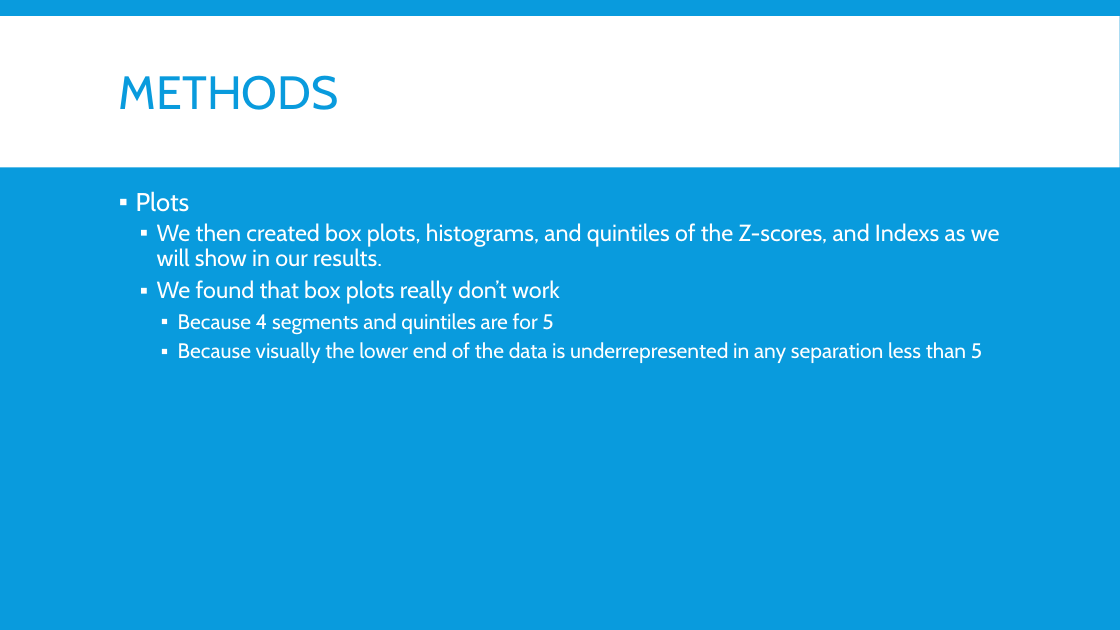
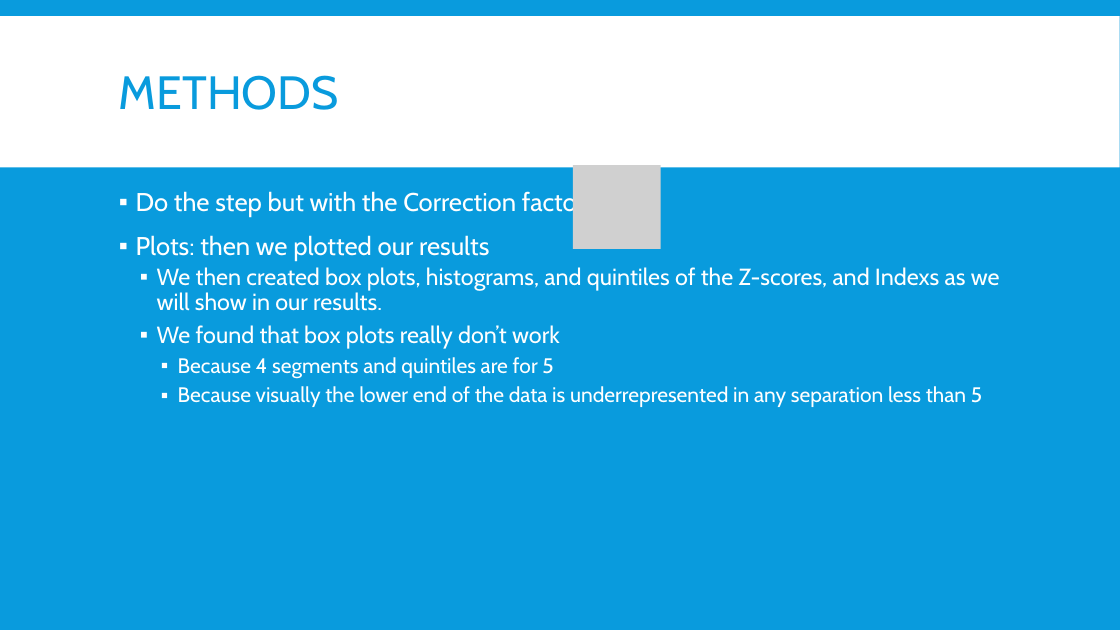
Before and after one commit to mlane3/unitedway, a slide deck: slide 7 of United Way.pptx (slide 4 before the commit). Drawn at 1120x630 pixels with LibreOffice and Linux fonts; fonts in the diff are those of the drawing; grey boxes stand for pictures. Boxes give left, top, right and bottom in pixels: in the first picture for what was removed or moved away, otherwise in the second. Text is boxed around its words. In the diff, an @@ line names an element or a change of style, - is before the commit and + after.

```diff
--- a/United Way.pptx
+++ b/United Way.pptx
@@ picture added at bbox=[573, 166, 660, 250] @@
@@ text at bbox=[136, 189, 590, 260]: text changed @@
-▪ Plots
+▪ Do the step but with the Correction factor:
+▪ Plots: then we plotted our results
```
Also in this commit, not shown: 4 other slides changed, 3 slides added, 2 slides removed.
